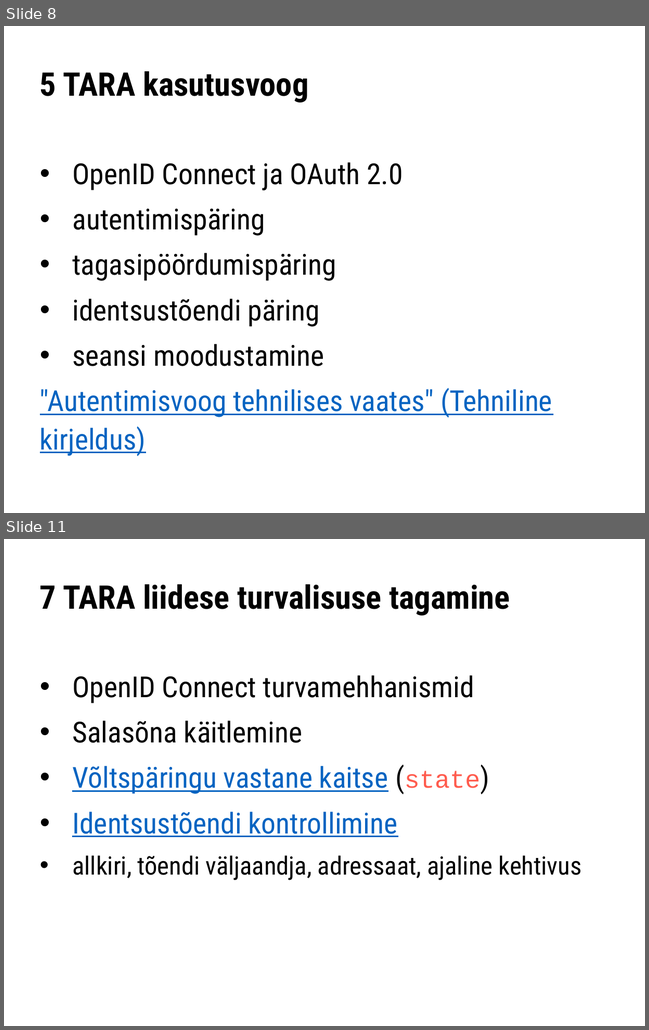
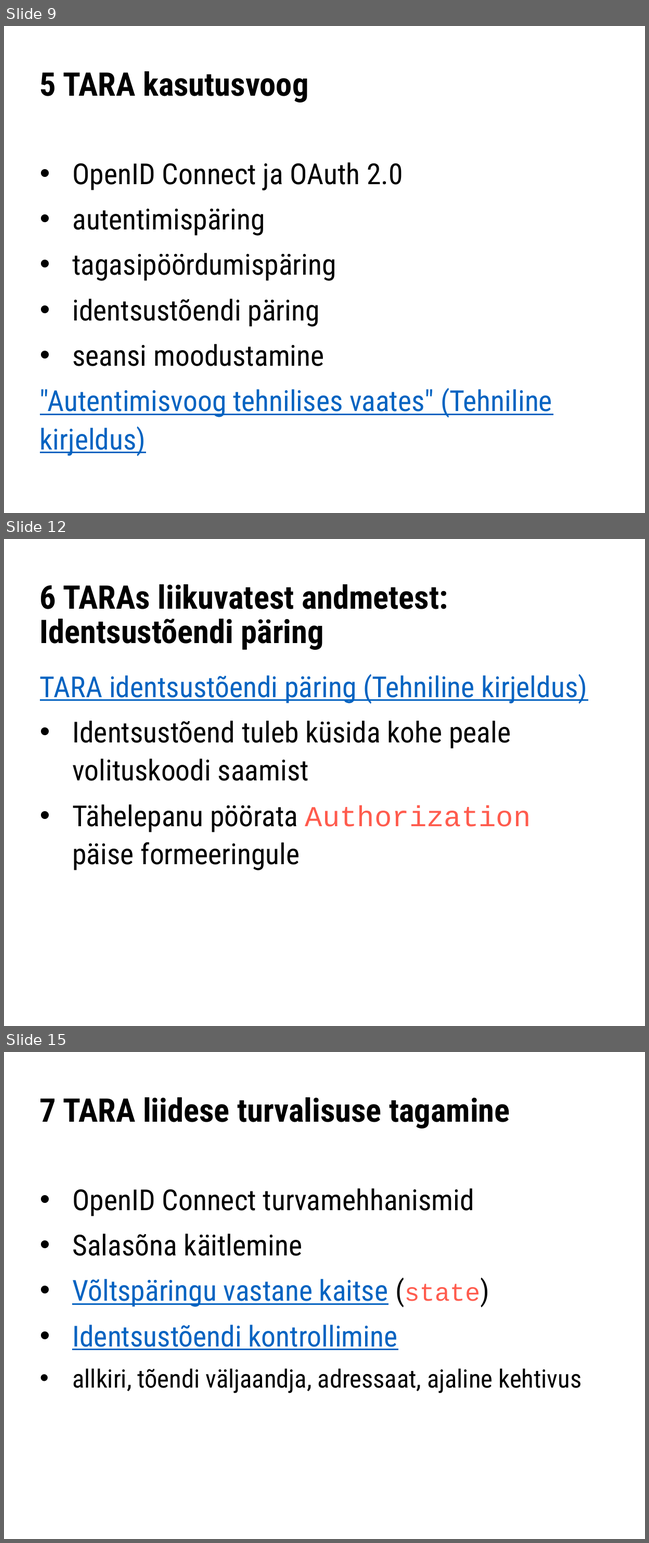
Before and after one commit to e-gov/TARA-Doku, a slide deck: files/TARA-arendajakoolitus.pptx. Shown one above the other, each under a label of ours: slides 8 and 11 before the commit, slides 9, 12 and 15 after it; the slides between them are not shown. The pictures are 649x1030 and 649x1543 pixels, drawn with LibreOffice and Linux fonts; fonts in the diff are those of the drawing. Boxes give left, top, right and bottom in pixels: in the first picture for what was removed or moved away, otherwise in the second. Text is boxed around its words. In the diff, an @@ line names an element or a change of style, - is before the commit and + after.

```diff
--- a/files/TARA-arendajakoolitus.pptx
+++ b/files/TARA-arendajakoolitus.pptx
@@ slide 12 added at (4, 539, 645, 1026), background #FFFFFF @@
@@ title added at (40, 584, 448, 650), 36 pt, text #000000, bold @@
+6 TARAs liikuvatest andmetest:
+Identsustõendi päring
@@ text added at (40, 674, 587, 870), 32 pt, text #000000 @@
+TARA identsustõendi päring (Tehniline kirjeldus)
+• Identsustõend tuleb küsida kohe peale volituskoodi saamist
+• Tähelepanu pöörata Authorization päise formeeringule
@@ what was slide 8 is now slide 9 @@
@@ what was slide 11 is now slide 15 @@
```
Also in this commit, not shown: 5 slides changed, 6 other slides added, 2 other files.
